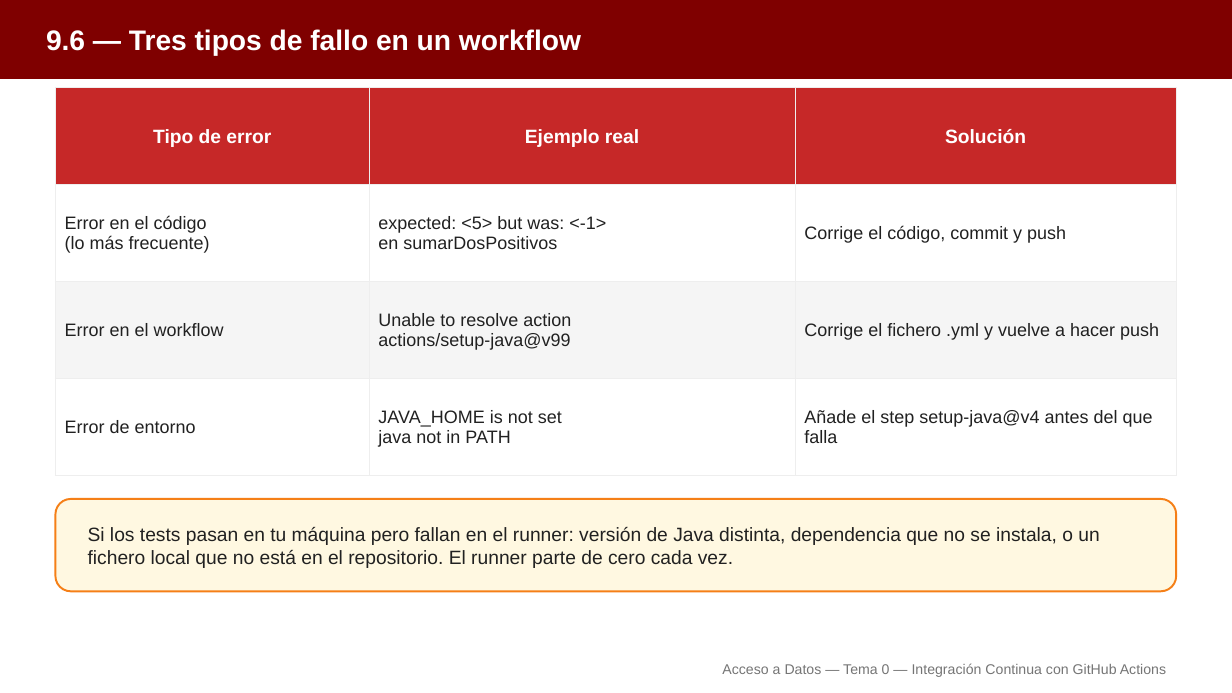
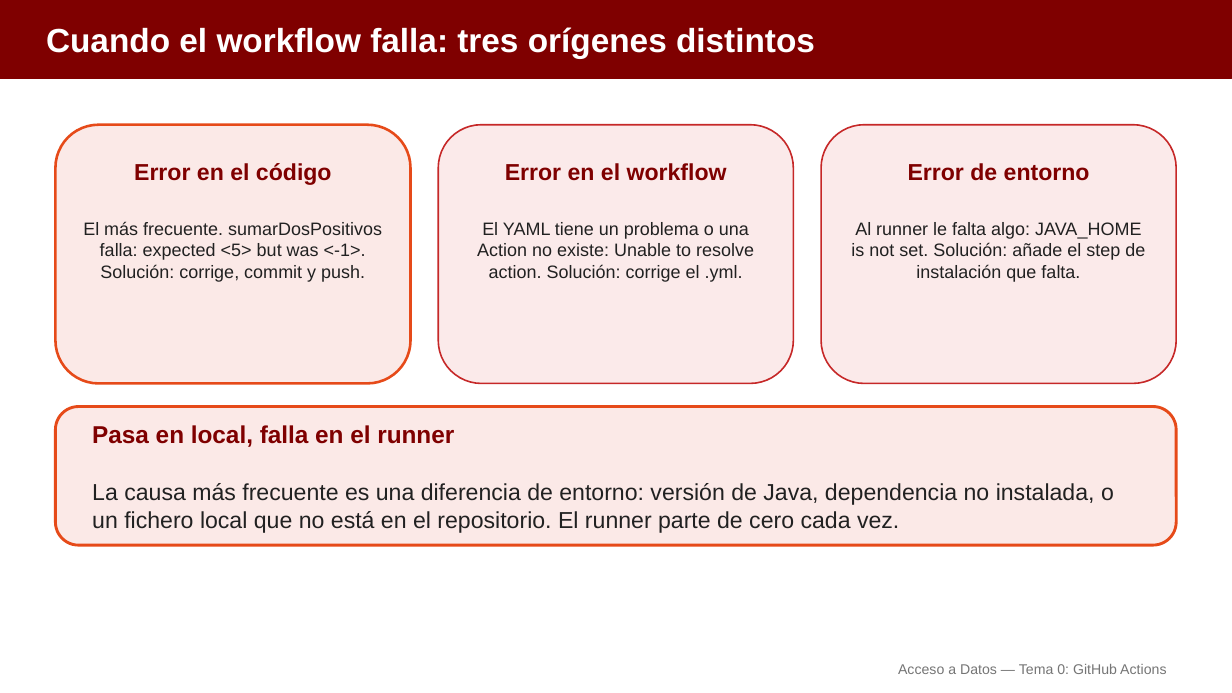
Before and after one commit to aitorventura/acceso-a-datos, a slide deck: slide 10 of docs/tema0/diapositivas/github-actions.pptx (slide 18 before the commit). Drawn at 1232x693 pixels with LibreOffice and Linux fonts; fonts in the diff are those of the drawing. Boxes give left, top, right and bottom in pixels: in the first picture for what was removed or moved away, otherwise in the second. Text is boxed around its words. In the diff, an @@ line names an element or a change of style, - is before the commit and + after.

Commit message:
Rehace las diapositivas de Git y GitHub (Tema 0): menos diapositivas y más visuales
Agrupa por idea y sustituye texto por tarjetas, flujos y código con
sintaxis coloreada en los cinco decks de la subsección Git y GitHub
(introducción a Git, ramas, GitHub, colaboración y GitHub Actions).
Pasa de 130 a 67 diapositivas. Añade cinco infografías nuevas
reutilizables (staging, HEAD, local/remoto, fork+PR, anatomía de un
workflow).

```diff
--- a/docs/tema0/diapositivas/github-actions.pptx
+++ b/docs/tema0/diapositivas/github-actions.pptx
@@ text at [46,27,815,58]: text changed; size 22 to 26 pt @@
-9.6 — Tres tipos de fallo en un workflow
+Cuando el workflow falla: tres orígenes distintos
@@ table removed at [55,88,1177,476], 4 rows, 3 columns @@
-Tipo de error | Ejemplo real | Solución
-Error en el código / (lo más frecuente) | expected: <5> but was: <-1> / en sumarDosPositivos | Corrige el código, commit y push
-Error en el workflow | Unable to resolve action / actions/setup-java@v99 | Corrige el fichero .yml y vuelve a hacer push
-Error de entorno | JAVA_HOME is not set / java not in PATH | Añade el step setup-java@v4 antes del que falla
@@ rounded rectangle added at [55,125,410,384], fill #FBE9E7, outline #E64A19 2 pt @@
@@ rounded rectangle added at [438,125,793,384], fill #FBEAEA, outline #C62828 1.25 pt @@
@@ rounded rectangle added at [822,125,1177,384], fill #FBEAEA, outline #C62828 1.25 pt @@
@@ text added at [134,163,332,185], 18 pt, text #7F0000, bold @@
+Error en el código
@@ text added at [505,163,727,181], 18 pt, text #7F0000, bold @@
+Error en el workflow
@@ text added at [908,163,1090,181], 18 pt, text #7F0000, bold @@
+Error de entorno
@@ text added at [83,221,382,282], 14 pt, text #212121 @@
+El más frecuente. sumarDosPositivos falla: expected <5> but was <-1>. Solución: corrige, commit y push.
@@ text added at [477,222,754,282], 14 pt, text #212121 @@
+El YAML tiene un problema o una Action no existe: Unable to resolve action. Solución: corrige el .yml.
@@ text added at [851,222,1145,282], 14 pt, text #212121 @@
+Al runner le falta algo: JAVA_HOME is not set. Solución: añade el step de instalación que falta.
@@ rounded rectangle: place and size @@
-rounded rectangle at [55,499,1177,592]
+rounded rectangle at [55,407,1177,545]
@@ rounded rectangle at [55,407,1177,545]: fill #FFF8E1 to #FBE9E7; outline #F57F17 1.5 pt to #E64A19 2.25 pt @@
@@ text at [92,425,1114,533]: text changed; size 15 to 18 pt @@
-Si los tests pasan en tu máquina pero fallan en el runner: versión de Java distinta, dependencia que no se instala, o un fichero local que no está en el repositorio. El runner parte de cero cada vez.
+Pasa en local, falla en el runner
+La causa más frecuente es una diferencia de entorno: versión de Java, dependencia no instalada, o un fichero local que no está en el repositorio. El runner parte de cero cada vez.
@@ text at [898,664,1166,674]: text changed @@
-Acceso a Datos — Tema 0 — Integración Continua con GitHub Actions
+Acceso a Datos — Tema 0: GitHub Actions
```
Also in this commit, not shown: 7 other slides changed, 5 slides added, 14 slides removed, 14 other files.
